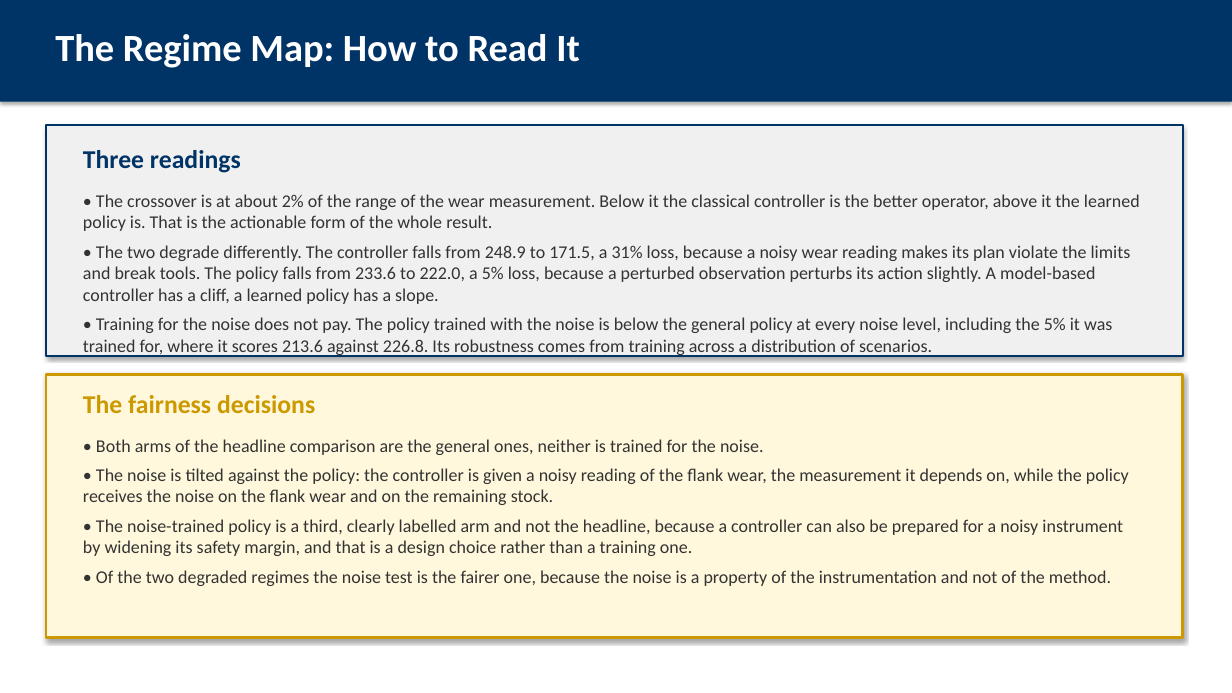
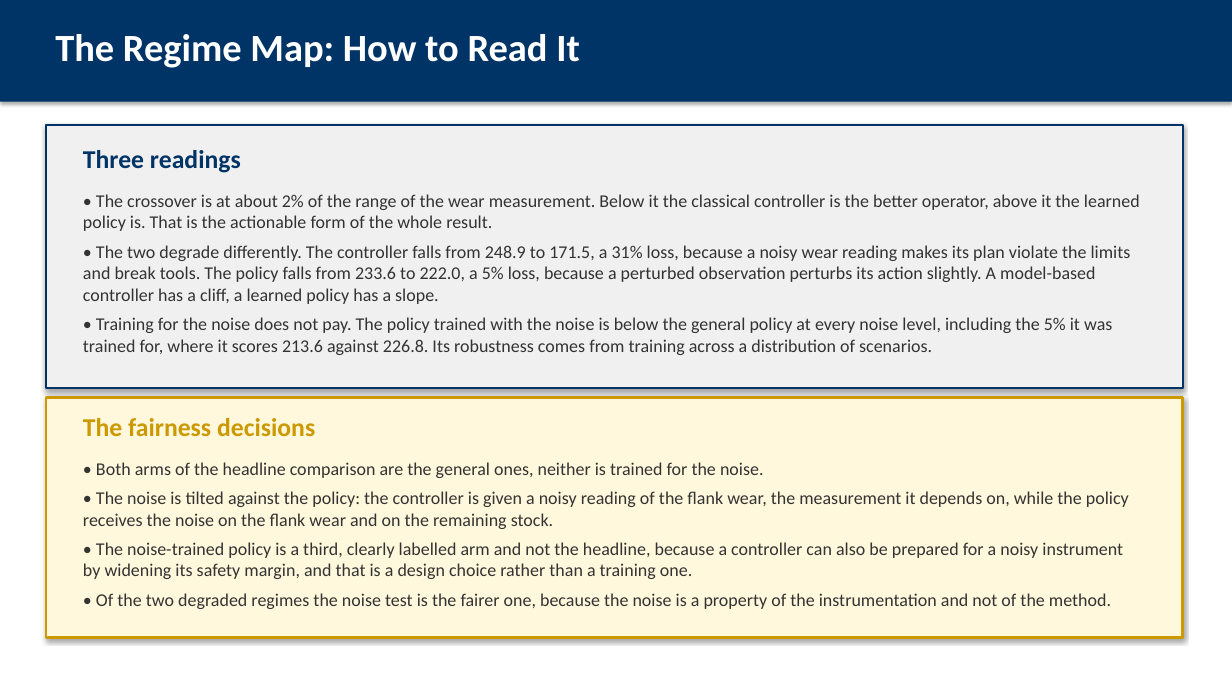
Before and after one commit to AbhinandIITM/AI-in-Mfg, a slide deck: slide 16 of report/presentation.pptx. Drawn at 1232x693 pixels with LibreOffice and Linux fonts; fonts in the diff are those of the drawing. Boxes give left, top, right and bottom in pixels: in the first picture for what was removed or moved away, otherwise in the second. Text is boxed around its words. In the diff, an @@ line names an element or a change of style, - is before the commit and + after.

```diff
--- a/report/presentation.pptx
+++ b/report/presentation.pptx
@@ rectangle resized from (x1=46, y1=125, x2=1183, y2=356) to (x1=46, y1=125, x2=1183, y2=388) @@
@@ rectangle resized from (x1=46, y1=374, x2=1183, y2=638) to (x1=46, y1=397, x2=1183, y2=638) @@
@@ text "The fairness decisions" moved from (x1=83, y1=395, x2=315, y2=413) to (x1=83, y1=418, x2=315, y2=436) @@
@@ text "• Both arms of the ..." moved from (x1=83, y1=439, x2=1129, y2=586) to (x1=83, y1=462, x2=1129, y2=609) @@
```
Also in this commit, not shown: 3 other slides changed, 7 other files.
